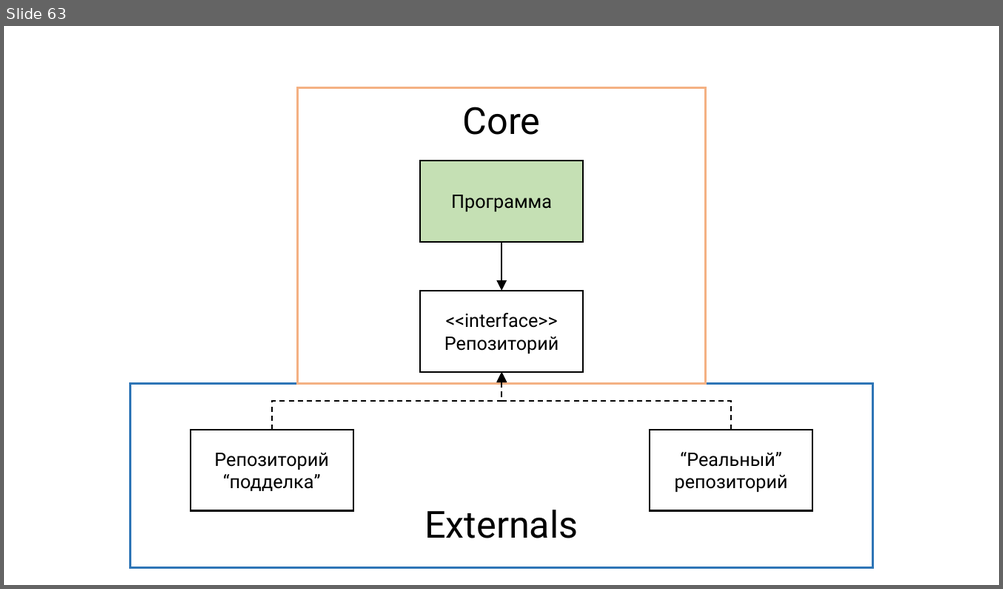
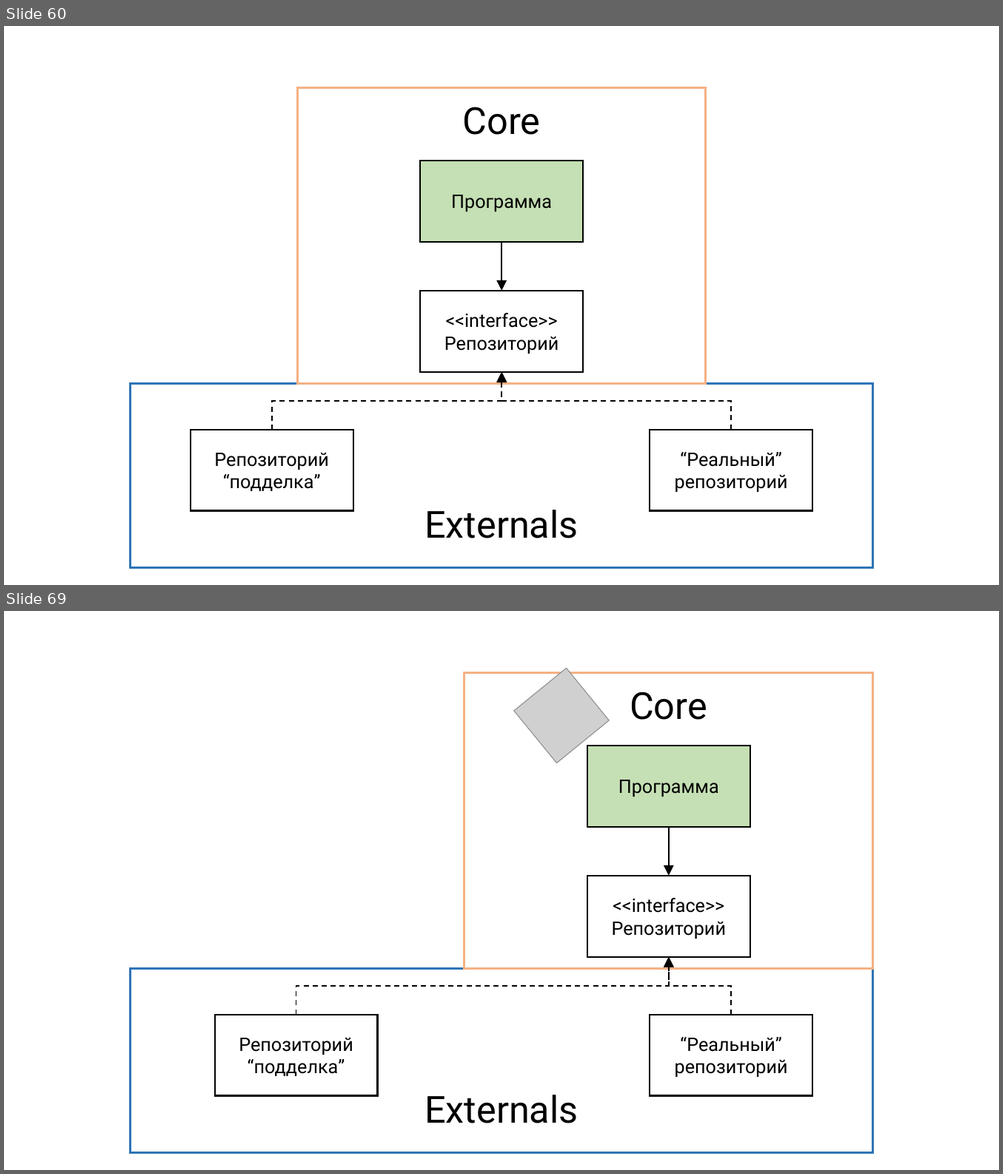
Before and after one commit to rkhaimov/brain-gym, a slide deck: Презентация.pptx. Shown one above the other, each under a label of ours: slide 63 before the commit, slides 60 and 69 after it; the slides between them are not shown. The pictures are 1003x589 and 1003x1174 pixels, drawn with LibreOffice and Linux fonts; fonts in the diff are those of the drawing; grey boxes stand for pictures. Boxes give left, top, right and bottom in pixels: in the first picture for what was removed or moved away, otherwise in the second. Text is boxed around its words. In the diff, an @@ line names an element or a change of style, - is before the commit and + after.

```diff
--- a/Презентация.pptx
+++ b/Презентация.pptx
@@ slide 69 added at (4,611,999,1170), background #FFFFFF @@
@@ picture added at (514,668,609,763) @@
@@ group added at (464,673,873,969): 3 rectangles, 1 text, 1 elbow arrow @@
+Core
+Программа
+<<interface>>
+Репозиторий
@@ elbow arrow added from (296, 1014) to (669, 957), #000000 1.25 pt dashed @@
@@ elbow arrow added from (731, 1014) to (669, 957), #000000 1.25 pt dashed @@
@@ rectangle added at (130,969,873,1153), outline #2E75B6 2.25 pt @@
@@ rectangle added at (214,1014,377,1096), fill #FFFFFF, outline #000000 1.5 pt, 18 pt, text #000000 @@
+Репозиторий “подделка”
@@ rectangle added at (649,1014,812,1096), fill #FFFFFF, outline #000000 1.5 pt, 18 pt, text #000000 @@
+“Реальный” репозиторий
@@ text added at (424,1095,578,1124), 36 pt, text #000000 @@
+Externals
@@ what was slide 63 is now slide 60 @@
```
Also in this commit, not shown: 6 slides changed, 32 other slides added, 2 slides removed, 2 other files.
